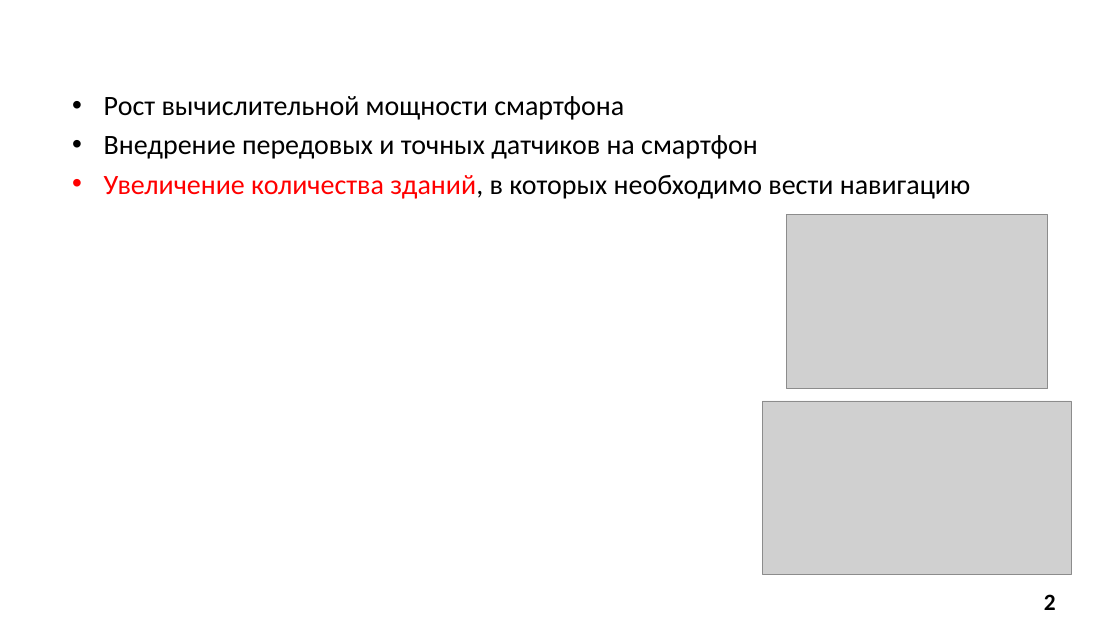
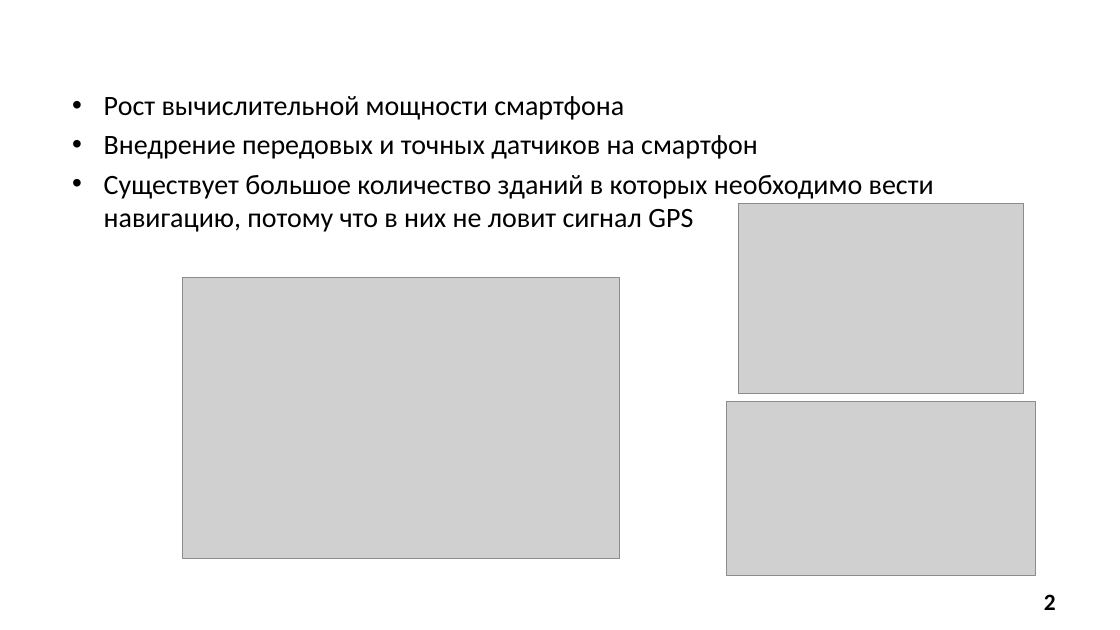
Before and after one commit to SonicRun/DiplomMaga, a slide deck: slide 2 of Mavlyutov_V_D_prezentatsia.pptx. Drawn at 1120x630 pixels with LibreOffice and Linux fonts; fonts in the diff are those of the drawing; grey boxes stand for pictures; background and template pictures are left out. Boxes give left, top, right and bottom in pixels: in the first picture for what was removed or moved away, otherwise in the second. Text is boxed around its words. In the diff, an @@ line names an element or a change of style, - is before the commit and + after.

```diff
--- a/Mavlyutov_V_D_prezentatsia.pptx
+++ b/Mavlyutov_V_D_prezentatsia.pptx
@@ text at (104,175,934,232): text changed @@
-• Увеличение количества зданий, в которых необходимо вести навигацию
+• Существует большое количество зданий в которых необходимо вести навигацию, потому что в них не ловит сигнал GPS
@@ picture: place and size @@
-picture at (786,215,1048,389)
+picture at (739,203,1023,393)
@@ picture added at (183,277,620,558) @@
@@ picture: place and size @@
-picture at (763,401,1071,575)
+picture at (727,402,1035,576)
```
Also in this commit, not shown: 4 other slides changed, 5 slides added, 3 slides removed, 1 other file.
